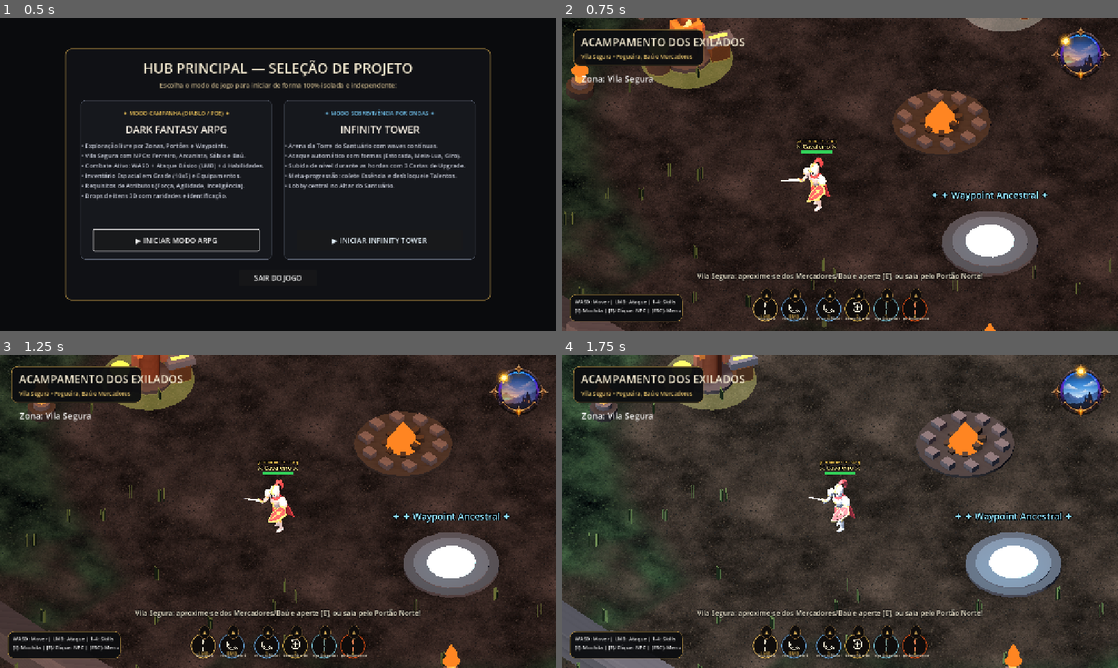
Above: before the commit, frames 1-4 (two rows, left to right).
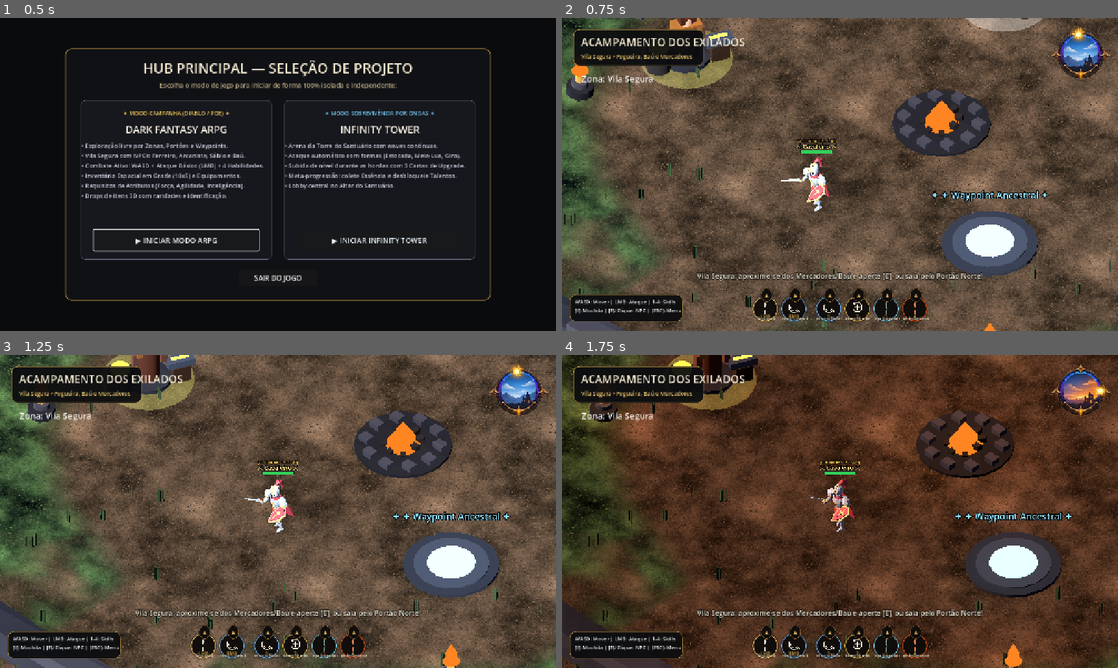
Above: after the commit, the same moments.

Repository: mguedesdev/tower-arpg
Game: Godot game, scene res://scenes/launcher.tscn
The game is run twice, just before and just after one commit, with the same random seed, the same clock (stepped at 60 frames per second) and the same inputs.
Inputs (mouse positions are in pixels of both pictures, inside the frame that each line leads up to):
- Up to frame 1 (0.5 s): no input
- Up to frame 2 (0.75 s): click "▶ INICIAR MODO ARPG" at 0.5 s
- Up to frame 3 (1.25 s): no input
- Up to frame 4 (1.75 s): tap E at 1.25 s; drag from (1079, 389) to (895, 442) at 1.27 s

Frame 1 is identical in both runs. In frame 2, 88% of the frame differs, in the area x 0-100%, y 0-100%; in frame 3, 88%; in frame 4, 34%.

Commit message:
fix(lighting): fix terrain normals for crisp 3D shadows and natural clear daylight

Diff:
--- a/assets/materials/terrain_ground.gdshader
+++ b/assets/materials/terrain_ground.gdshader
@@ -8,11 +8,18 @@
 uniform sampler2D dirt_tex : source_color, filter_linear_mipmap, repeat_enable;
 uniform sampler2D blend_noise_tex : filter_linear_mipmap, repeat_enable;
 
-uniform float color_boost : hint_range(0.8, 2.5, 0.05) = 1.45;
-uniform float ambient_fill : hint_range(0.0, 1.5, 0.02) = 0.14;
+uniform float color_boost : hint_range(0.8, 2.5, 0.05) = 1.06;
+uniform float ambient_fill : hint_range(0.0, 1.5, 0.02) = 0.02;
 uniform float dirt_mix_width : hint_range(0.0, 0.3, 0.01) = 0.25;
 
 void fragment() {
+    // Garante que a normal do terreno aponte sempre para cima (+Y no mundo),
+    // evitando que o cull_disabled inverta a normal e bloqueie a luz direcional e as sombras 3D!
+    vec3 up_view = normalize((VIEW_MATRIX * vec4(0.0, 1.0, 0.0, 0.0)).xyz);
+    if (dot(NORMAL, up_view) < 0.0) {
+        NORMAL = -NORMAL;
+    }
+
     vec3 grass_color = texture(grass_tex, UV).rgb;
     vec3 dirt_color = texture(dirt_tex, UV).rgb;
     float edge_noise = texture(blend_noise_tex, UV * 0.28).r;
@@ -20,10 +27,8 @@
     float dirt_amount = smoothstep(0.20, 0.78, weight);
 
     vec3 terrain_color = mix(grass_color, dirt_color, dirt_amount);
-    // Nao elimina a iluminacao do mundo: adiciona so uma luz de preenchimento
-    // constante para que a grama/terra nao desaparecam em cenas muito escuras.
     ALBEDO = min(terrain_color * color_boost, vec3(1.0));
     EMISSION = terrain_color * ambient_fill;
-    ROUGHNESS = 0.99;
-    SPECULAR = 0.10;
+    ROUGHNESS = 0.96;
+    SPECULAR = 0.08;
 }
--- a/core/utilities/skinned_model_cache.gd
+++ b/core/utilities/skinned_model_cache.gd
@@ -225,6 +225,8 @@
 	if combined_mesh.get_surface_count() == 0:
 		return
 
+	combined_mesh.custom_aabb = AABB(Vector3(-4.0, -2.0, -4.0), Vector3(8.0, 6.0, 8.0))
+
 	for mi in candidates:
 		skeleton.remove_child(mi)
 		mi.free()
@@ -234,4 +236,6 @@
 	combined_instance.mesh = combined_mesh
 	combined_instance.skin = shared_skin
 	combined_instance.skeleton = NodePath("..")
+	combined_instance.cast_shadow = GeometryInstance3D.SHADOW_CASTING_SETTING_DOUBLE_SIDED
+	combined_instance.extra_cull_margin = 4.0
 	skeleton.add_child(combined_instance)
--- a/game/campaign/town_interactable_3d.gd
+++ b/game/campaign/town_interactable_3d.gd
@@ -62,12 +62,15 @@
 	_highlight_ring.cast_shadow = GeometryInstance3D.SHADOW_CASTING_SETTING_OFF
 	add_child(_highlight_ring)
 
-	# Iluminação atmosférica quente/arcana por estação
+	# Iluminação atmosférica suave por estação (sincronizada com Dia/Noite para não lavar as sombras de dia)
 	_station_light = OmniLight3D.new()
+	_station_light.name = "StationFireLight"
 	_station_light.light_color = accent_color
-	_station_light.light_energy = 1.15
-	_station_light.omni_range = 4.5
+	_station_light.light_energy = 0.55
+	_station_light.omni_range = 3.2
+	_station_light.omni_attenuation = 1.5
 	_station_light.position = Vector3(0.0, 1.8, 0.3)
+	_station_light.add_to_group("day_night_torch_light")
 	add_child(_station_light)
 
 	match station_id:
@@ -266,9 +269,6 @@
 		elif station_id == "waypoint":
 			_animated_prop.rotation.y += delta * 0.8
 
-	if _station_light != null:
-		_station_light.light_energy = 1.10 + 0.25 * sin(_pulse_time * 1.5)
-
 	return _player_in_range
 
 
--- a/game/ui/campaign/day_night_cycle_hud.gd
+++ b/game/ui/campaign/day_night_cycle_hud.gd
@@ -18,7 +18,7 @@
 ## Duração completa de um ciclo de Dia e Noite (em segundos reais)
 @export var cycle_duration_seconds: float = 160.0
 ## Progresso do ciclo [0.0 .. 1.0): 0.0 = Meia-Noite, 0.25 = Amanhecer, 0.50 = Meio-Dia, 0.75 = Entardecer
-@export var time_of_day: float = 0.36
+@export var time_of_day: float = 0.48
 @export var cycle_paused: bool = false
 
 var _sun_light: DirectionalLight3D = null
@@ -77,11 +77,11 @@
 	_world_env = world_env
 	if _sun_light != null:
 		_sun_light.shadow_enabled = true
-		_sun_light.directional_shadow_mode = DirectionalLight3D.SHADOW_PARALLEL_2_SPLITS
-		_sun_light.directional_shadow_max_distance = 48.0
-		_sun_light.shadow_bias = 0.03
-		_sun_light.shadow_normal_bias = 1.15
-		_sun_light.shadow_blur = 1.2
+		_sun_light.directional_shadow_mode = DirectionalLight3D.SHADOW_ORTHOGONAL
+		_sun_light.directional_shadow_max_distance = 28.0
+		_sun_light.shadow_bias = 0.005
+		_sun_light.shadow_normal_bias = 0.35
+		_sun_light.shadow_blur = 0.75
 	if _world_env != null and _world_env.environment != null:
 		_env_instance = _world_env.environment.duplicate() as Environment
 		_world_env.environment = _env_instance
@@ -193,80 +193,96 @@
 	# Ajusta o brilho das tochas, braseiros e fogueira da vila conforme escurece
 	if is_inside_tree():
 		var torch_mult: float = float(state["torch_multiplier"])
-		var flicker: float = 1.0 + 0.07 * sin(_pulse_time * 5.2) + 0.04 * cos(_pulse_time * 8.7)
+		var flicker: float = 1.0 + 0.06 * sin(_pulse_time * 5.2) + 0.03 * cos(_pulse_time * 8.7)
 		for node in get_tree().get_nodes_in_group("day_night_torch_light"):
 			if node is OmniLight3D and is_instance_valid(node):
 				var light := node as OmniLight3D
-				var base_e: float = 1.85 if light.name == "TownCampfireLight" else (1.55 if light.name == "ShrineFireLight" else 0.95)
+				var base_e: float = 1.15 if light.name == "TownCampfireLight" else (0.95 if light.name == "ShrineFireLight" else (0.45 if light.name == "StationFireLight" else 0.65))
 				light.light_energy = base_e * torch_mult * flicker
 
 
 func _evaluate_lighting_state(t: float) -> Dictionary:
-	# 4 Keyframes de iluminação (0.0=Noite, 0.25=Amanhecer, 0.50=Meio-Dia, 0.75=Entardecer)
+	# 5 Keyframes com platô amplo de Dia Claro Natural (t = 0.32 .. 0.66) em luz branca/neutra (sem amarelado!)
+	# e alto contraste entre luz solar e ambiente para sombras 3D escuras e nítidas no terreno.
 	var kf_night := {
-		"sun_color": Color(0.44, 0.58, 0.94),
-		"sun_energy": 0.58,
-		"shadow_opacity": 0.66,
-		"ambient_color": Color(0.16, 0.20, 0.36),
-		"ambient_energy": 0.42,
+		"sun_color": Color(0.52, 0.66, 0.96),
+		"sun_energy": 0.60,
+		"shadow_opacity": 0.78,
+		"ambient_color": Color(0.18, 0.23, 0.38),
+		"ambient_energy": 0.25,
 		"bg_color": Color(0.02, 0.025, 0.05),
-		"pitch": -0.82,
-		"yaw": 0.65,
-		"torch_multiplier": 1.42,
+		"pitch": -0.76,
+		"yaw": 0.45,
+		"torch_multiplier": 1.25,
 	}
 	var kf_dawn := {
-		"sun_color": Color(1.0, 0.66, 0.38),
-		"sun_energy": 1.38,
-		"shadow_opacity": 0.84,
-		"ambient_color": Color(0.46, 0.36, 0.44),
-		"ambient_energy": 0.68,
-		"bg_color": Color(0.08, 0.06, 0.10),
-		"pitch": -0.58,
-		"yaw": 1.12,
-		"torch_multiplier": 1.08,
-	}
-	var kf_noon := {
-		"sun_color": Color(1.0, 0.96, 0.86),
-		"sun_energy": 1.82,
+		"sun_color": Color(0.98, 0.88, 0.80),
+		"sun_energy": 1.06,
+		"shadow_opacity": 0.86,
+		"ambient_color": Color(0.52, 0.56, 0.66),
+		"ambient_energy": 0.30,
+		"bg_color": Color(0.08, 0.09, 0.14),
+		"pitch": -0.62,
+		"yaw": 0.82,
+		"torch_multiplier": 0.42,
+	}
+	var kf_morning := {
+		"sun_color": Color(0.97, 0.98, 1.0),
+		"sun_energy": 1.24,
 		"shadow_opacity": 0.90,
-		"ambient_color": Color(0.56, 0.62, 0.72),
-		"ambient_energy": 0.92,
-		"bg_color": Color(0.09, 0.12, 0.18),
-		"pitch": -1.16,
-		"yaw": 0.0,
-		"torch_multiplier": 0.72,
+		"ambient_color": Color(0.60, 0.67, 0.78),
+		"ambient_energy": 0.32,
+		"bg_color": Color(0.10, 0.14, 0.20),
+		"pitch": -0.76,
+		"yaw": 0.52,
+		"torch_multiplier": 0.12,
+	}
+	var kf_afternoon := {
+		"sun_color": Color(0.97, 0.98, 1.0),
+		"sun_energy": 1.24,
+		"shadow_opacity": 0.90,
+		"ambient_color": Color(0.60, 0.67, 0.78),
+		"ambient_energy": 0.32,
+		"bg_color": Color(0.10, 0.14, 0.20),
+		"pitch": -0.78,
+		"yaw": -0.42,
+		"torch_multiplier": 0.12,
 	}
 	var kf_dusk := {
-		"sun_color": Color(1.0, 0.50, 0.28),
-		"sun_energy": 1.32,
-		"shadow_opacity": 0.84,
-		"ambient_color": Color(0.45, 0.30, 0.38),
-		"ambient_energy": 0.62,
-		"bg_color": Color(0.08, 0.045, 0.08),
-		"pitch": -0.56,
-		"yaw": -1.12,
-		"torch_multiplier": 1.22,
+		"sun_color": Color(0.98, 0.78, 0.64),
+		"sun_energy": 1.02,
+		"shadow_opacity": 0.86,
+		"ambient_color": Color(0.48, 0.46, 0.58),
+		"ambient_energy": 0.28,
+		"bg_color": Color(0.08, 0.06, 0.11),
+		"pitch": -0.60,
+		"yaw": -0.82,
+		"torch_multiplier": 0.62,
 	}
 
 	var a: Dictionary
 	var b: Dictionary
 	var local_t: float = 0.0
-	if t < 0.25:
+	if t < 0.22:
 		a = kf_night
 		b = kf_dawn
-		local_t = smoothstep(0.0, 1.0, t / 0.25)
-	elif t < 0.50:
+		local_t = smoothstep(0.0, 1.0, t / 0.22)
+	elif t < 0.33:
 		a = kf_dawn
-		b = kf_noon
-		local_t = smoothstep(0.0, 1.0, (t - 0.25) / 0.25)
-	elif t < 0.75:
-		a = kf_noon
+		b = kf_morning
+		local_t = smoothstep(0.0, 1.0, (t - 0.22) / 0.11)
+	elif t < 0.66:
+		a = kf_morning
+		b = kf_afternoon
+		local_t = smoothstep(0.0, 1.0, (t - 0.33) / 0.33)
+	elif t < 0.78:
+		a = kf_afternoon
 		b = kf_dusk
-		local_t = smoothstep(0.0, 1.0, (t - 0.50) / 0.25)
+		local_t = smoothstep(0.0, 1.0, (t - 0.66) / 0.12)
 	else:
 		a = kf_dusk
 		b = kf_night
-		local_t = smoothstep(0.0, 1.0, (t - 0.75) / 0.25)
+		local_t = smoothstep(0.0, 1.0, (t - 0.78) / 0.22)
 
 	var pitch: float = lerpf(float(a["pitch"]), float(b["pitch"]), local_t)
 	var yaw: float = lerpf(float(a["yaw"]), float(b["yaw"]), local_t)
--- a/project.godot
+++ b/project.godot
@@ -33,3 +33,5 @@
 renderer/rendering_method="gl_compatibility"
 renderer/rendering_method.mobile="gl_compatibility"
 anti_aliasing/quality/msaa_3d=2
+lights_and_shadows/directional_shadow/size=4096
+lights_and_shadows/directional_shadow/soft_shadow_filter_quality=2
--- a/scripts/arena_art.gd
+++ b/scripts/arena_art.gd
@@ -244,7 +244,8 @@
 			var gradient_z: float = (heights[down_z * side + xi] - heights[up_z * side + xi]) / (maxi(up_z - down_z, 1) * spacing)
 			normals.append(Vector3(gradient_x, 1.0, gradient_z).normalized())
 
-	# Indices com winding para normais voltadas para cima.
+	# Indices com winding frontal (CW no ArrayMesh do Godot 4) voltado para cima (+Y),
+	# garantindo que o terreno receba luz direcional e sombras 3D perfeitamente.
 	for zi in range(TERRAIN_STEPS):
 		for xi in range(TERRAIN_STEPS):
 			var a: int = zi * side + xi
@@ -252,11 +253,11 @@
 			var c: int = a + side
 			var d: int = c + 1
 			indices.append(a)
+			indices.append(b)
 			indices.append(c)
 			indices.append(b)
-			indices.append(b)
+			indices.append(d)
 			indices.append(c)
-			indices.append(d)
 
 	var arrays: Array = []
 	arrays.resize(Mesh.ARRAY_MAX)
@@ -274,11 +275,14 @@
 func _build_altar() -> void:
 	# Degraus baixos nivelados com o piso fisico (y ~ 0.0) para que o personagem
 	# nunca fique afundado na pedra e todas as runas e aneis dourados fiquem visiveis no topo!
-	_cylinder(Vector3(0.0, -0.050, 0.0), 4.85, 0.10, COLOR_STONE_DARK, 32, 0.96)
-	_cylinder(Vector3(0.0, -0.042, 0.0), 4.05, 0.09, COLOR_STONE, 32, 0.95)
-	_cylinder(Vector3(0.0, -0.034, 0.0), 3.15, 0.08, COLOR_STONE_LIGHT, 32, 0.92)
-	_cylinder(Vector3(0.0, -0.026, 0.0), 2.55, 0.07, Color(0.41, 0.42, 0.46), 32, 0.88)
-	_cylinder(Vector3(0.0, -0.018, 0.0), 0.96, 0.06, Color(0.34, 0.36, 0.42), 24, 0.85)
+	for step_cyl in [
+		_cylinder(Vector3(0.0, -0.050, 0.0), 4.85, 0.10, COLOR_STONE_DARK, 32, 0.96),
+		_cylinder(Vector3(0.0, -0.042, 0.0), 4.05, 0.09, COLOR_STONE, 32, 0.95),
+		_cylinder(Vector3(0.0, -0.034, 0.0), 3.15, 0.08, COLOR_STONE_LIGHT, 32, 0.92),
+		_cylinder(Vector3(0.0, -0.026, 0.0), 2.55, 0.07, Color(0.41, 0.42, 0.46), 32, 0.88),
+		_cylinder(Vector3(0.0, -0.018, 0.0), 0.96, 0.06, Color(0.34, 0.36, 0.42), 24, 0.85),
+	]:
+		step_cyl.cast_shadow = GeometryInstance3D.SHADOW_CASTING_SETTING_OFF
 
 	var rune_mat := _material("rune_glow", COLOR_RUNE, 0.65, true, 0.8)
 	rune_mat.cull_mode = BaseMaterial3D.CULL_DISABLED
@@ -491,10 +495,10 @@
 	var brazier_light := OmniLight3D.new()
 	brazier_light.name = "BrazierFireLight"
 	brazier_light.position = Vector3(0.0, 1.45, 0.0)
-	brazier_light.light_color = Color(1.0, 0.56, 0.20)
-	brazier_light.light_energy = 0.95
-	brazier_light.omni_range = 6.2
-	brazier_light.omni_attenuation = 1.35
+	brazier_light.light_color = Color(1.0, 0.62, 0.28)
+	brazier_light.light_energy = 0.65
+	brazier_light.omni_range = 4.5
+	brazier_light.omni_attenuation = 1.45
 	brazier_light.add_to_group("day_night_torch_light")
 	root.add_child(brazier_light)
 
@@ -528,7 +532,8 @@
 
 func _build_town_encampment() -> void:
 	# Fogueira Central do Acampamento dos Exilados (estilo Rogue Encampment - Diablo 2)
-	_cylinder(Vector3(0.0, 0.04, 0.0), 1.45, 0.08, COLOR_STONE_DARK, 16)
+	var camp_base := _cylinder(Vector3(0.0, 0.04, 0.0), 1.45, 0.08, COLOR_STONE_DARK, 16)
+	camp_base.cast_shadow = GeometryInstance3D.SHADOW_CASTING_SETTING_OFF
 	for i in range(10):
 		var a := TAU * float(i) / 10.0
 		_box(Vector3(cos(a) * 1.10, 0.14, sin(a) * 1.10), Vector3(0.36, 0.24, 0.28), COLOR_STONE_LIGHT)
@@ -546,10 +551,11 @@
 
 	var camp_light := OmniLight3D.new()
 	camp_light.name = "TownCampfireLight"
-	camp_light.position = Vector3(0.0, 2.35, 0.0)
-	camp_light.light_color = Color(1.0, 0.58, 0.22)
-	camp_light.light_energy = 1.85
-	camp_light.omni_range = 14.0
+	camp_light.position = Vector3(0.0, 2.15, 0.0)
+	camp_light.light_color = Color(1.0, 0.64, 0.30)
+	camp_light.light_energy = 1.15
+	camp_light.omni_range = 7.5
+	camp_light.omni_attenuation = 1.45
 	camp_light.add_to_group("day_night_torch_light")
 	add_child(camp_light)
 
